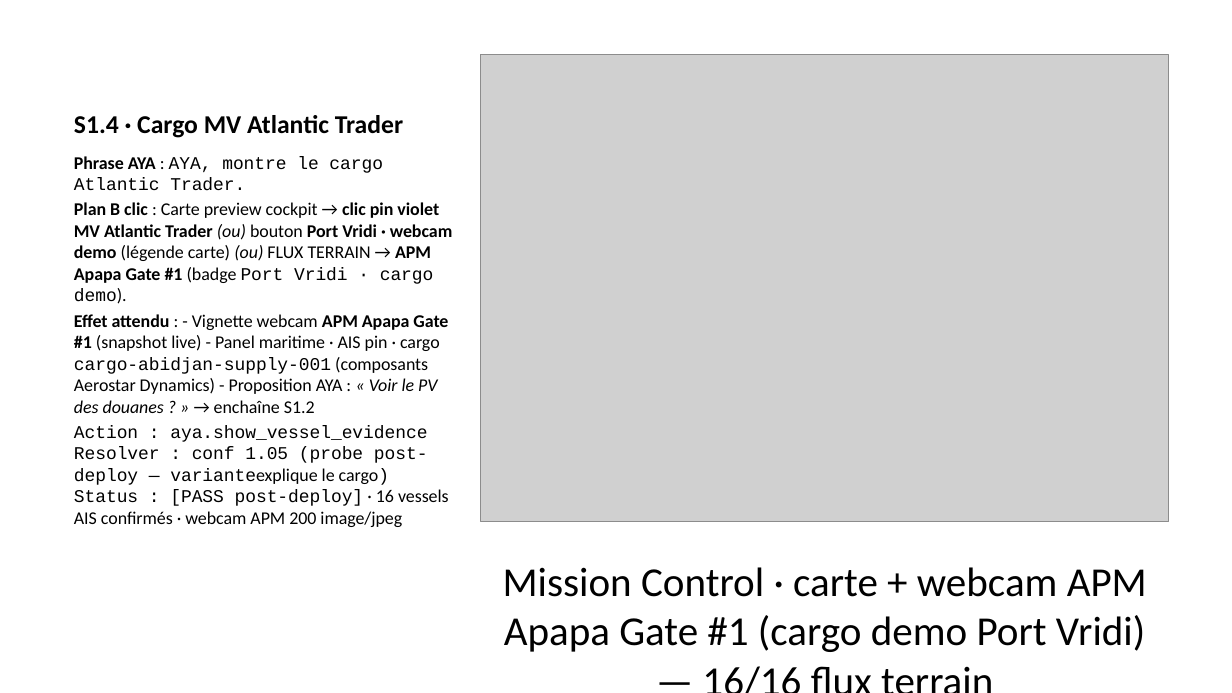
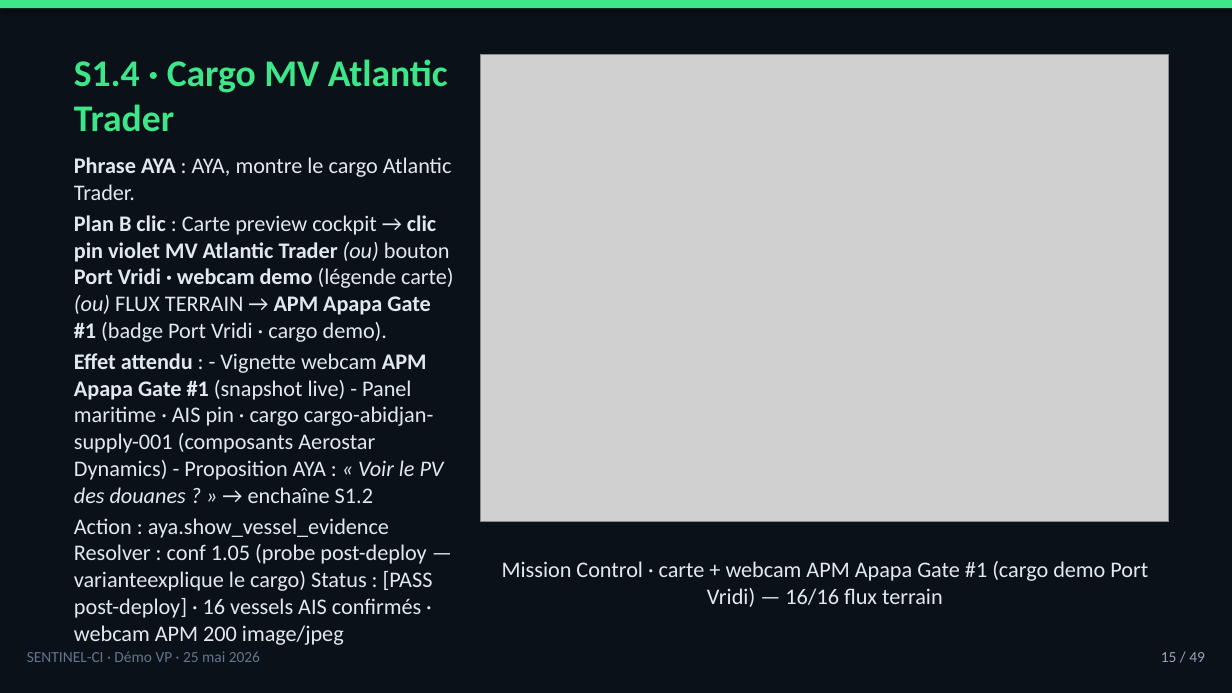
Before and after one commit to tishacian/hyusai, a slide deck: slide 15 of docs/sentinel-ci-demo-deck-2026-05-25.pptx. Drawn at 1232x693 pixels with LibreOffice and Linux fonts; fonts in the diff are those of the drawing; grey boxes stand for pictures. Boxes give left, top, right and bottom in pixels: in the first picture for what was removed or moved away, otherwise in the second. Text is boxed around its words. In the diff, an @@ line names an element or a change of style, - is before the commit and + after.

```diff
--- a/docs/sentinel-ci-demo-deck-2026-05-25.pptx
+++ b/docs/sentinel-ci-demo-deck-2026-05-25.pptx
@@ background #FFFFFF to #0A1118 @@
@@ rectangle added at <box>0,0,1232,9</box>, fill #3EE68A @@
@@ title "S1.4 · Cargo MV Atlantic ..." at <box>74,59,448,132</box>: size 15 to 22 pt, text colour #000000 to #3EE68A @@
@@ text "Phrase AYA : AYA, montre ..." at <box>74,157,454,618</box>: size 10.5 to 13 pt, text colour #000000 to #E2E8F0; font Courier New to Calibri in "AYA, montre le cargo Atlantic Trader.", "Port Vridi · cargo demo).", "cargo-abidjan-supply-001", "Action : aya.show_vessel_evidence Resolver : conf 1.05 ..." @@
@@ text "Mission Control · carte + ..." at <box>502,561,1148,607</box>: size 24 to 13 pt, text colour #000000 to #E2E8F0; less space between paragraphs @@
@@ text added at <box>27,651,260,662</box>, 9 pt, text #64748B @@
+SENTINEL-CI · Démo VP · 25 mai 2026
@@ text added at <box>1161,652,1205,662</box>, 9 pt, text #94A3B8 @@
+15 / 49
```
Also in this commit, not shown: 47 other slides changed, 1 slide added, 1 slide removed, 20 other files.
